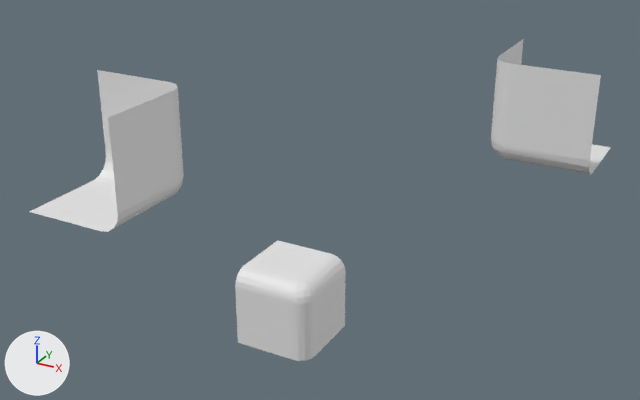
What one commit did to the OBJ model workshops/w6_polygonization/data/bmc/bmc_tiles/t_073.obj.
Camera for both pictures: a 50 mm camera at (0.874, -1.712, 1.033) aimed at (-0.085, 0.033, 0.16). The axes (+X, +Y, +Z) are drawn at lower left. The lights are the same throughout. Where no turn or scale is listed for an object, it has been applied to the vertices.

In view in the first picture: 't_073'.
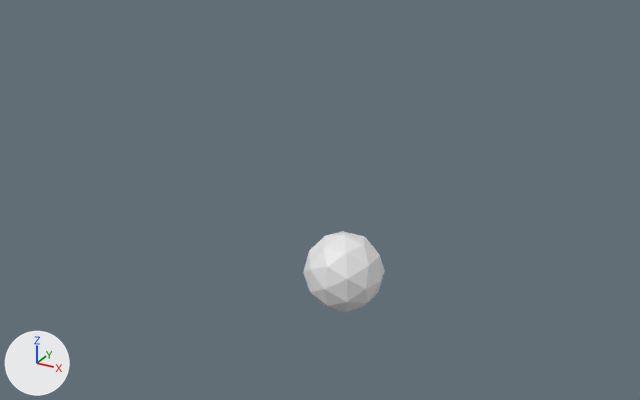
Location of each change, [x1, y1, x2, y2] in pixels of the pictures (640 x 400 px):
't_073', reshaped (86% narrower, 74% shorter)
    before: [29, 39, 611, 361]
    after: [303, 231, 385, 313]
part 1 of me_t_073, added
    after: [303, 231, 385, 313]
part 2 of me_t_073, deleted
    before: [491, 39, 611, 174]
part 3 of me_t_073, deleted
    before: [29, 70, 184, 232]
part 4 of me_t_073, deleted
    before: [235, 240, 346, 361]

What changed in the scene script:
```text
Change me_t_073:
    where me_t_073.from_pydata(...)  # 156 vertices, 234 faces; spans x -0.5..0.5, y -0.5..0.5, z -0.5..0.5
    used by ob_t_073; location = (0.0, 0.0, 0.0)
    me_t_073 part 1: a new loose piece, an icosphere of 80 faces spanning x -0.1..0.1, y -0.1..0.1, z -0.1..0.1
    me_t_073 part 2: the loose piece of 52 vertices spanning x 0.25..0.5, y 0.25..0.5, z 0.25..0.5 is deleted
    me_t_073 part 3: the loose piece of 52 vertices spanning x -0.5..-0.25, y -0.5..-0.25, z 0.25..0.5 is deleted
    me_t_073 part 4: the loose piece of 52 vertices spanning x -0.5..-0.25, y 0.25..0.5, z -0.5..-0.25 is deleted
```
